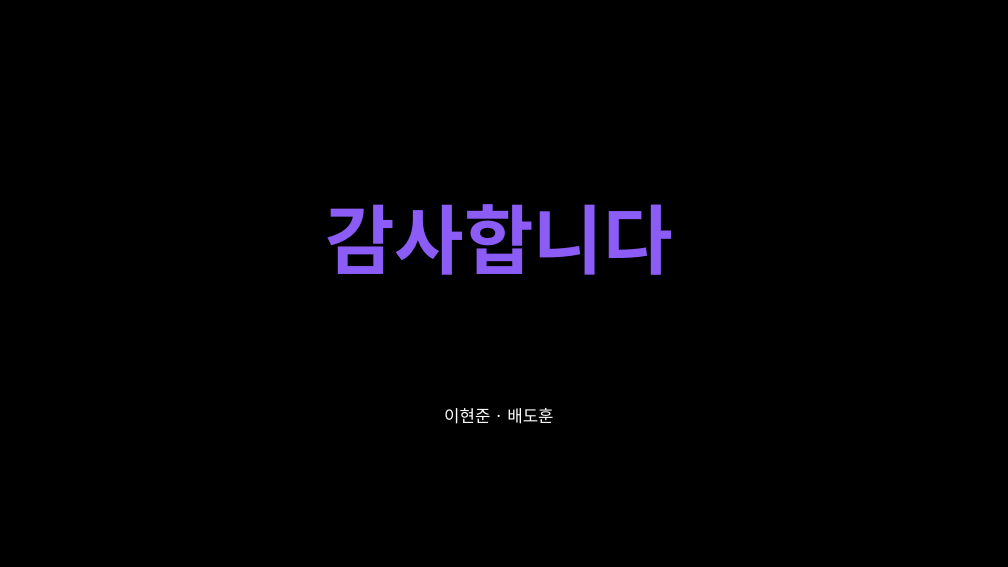
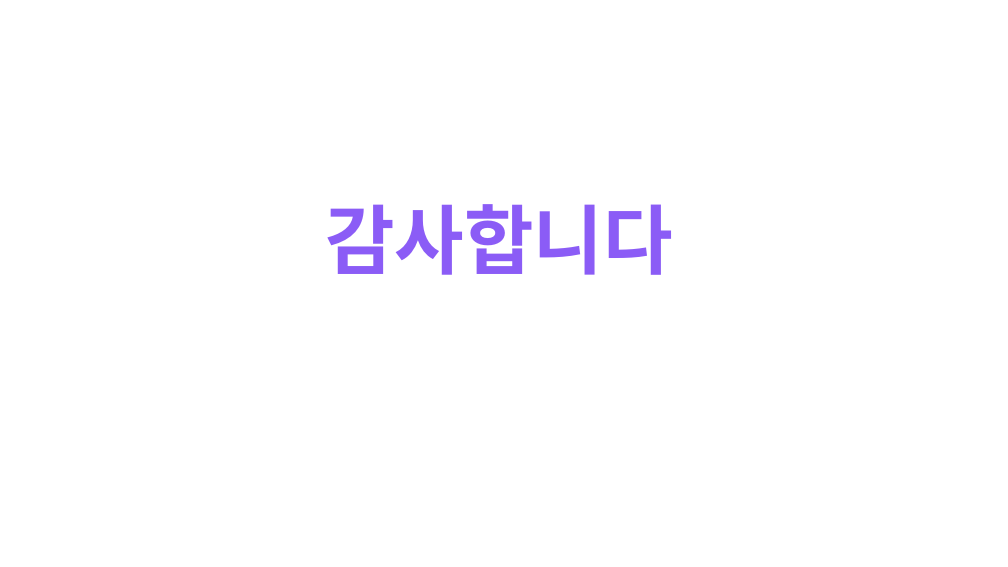
Before and after one commit to dummy1027/nine-tailed-fox, a slide deck: slide 14 of 연구일지/Paradox_연구발표.pptx (slide 13 before the commit). Drawn at 1008x567 pixels with LibreOffice and Linux fonts; fonts in the diff are those of the drawing. Boxes give left, top, right and bottom in pixels: in the first picture for what was removed or moved away, otherwise in the second. Text is boxed around its words. In the diff, an @@ line names an element or a change of style, - is before the commit and + after.

```diff
--- a/연구일지/Paradox_연구발표.pptx
+++ b/연구일지/Paradox_연구발표.pptx
@@ background #000000 to #FFFFFF @@
@@ text removed at (444,408,553,424) @@
-이현준 · 배도훈
```
Also in this commit, not shown: 1 slide added.
